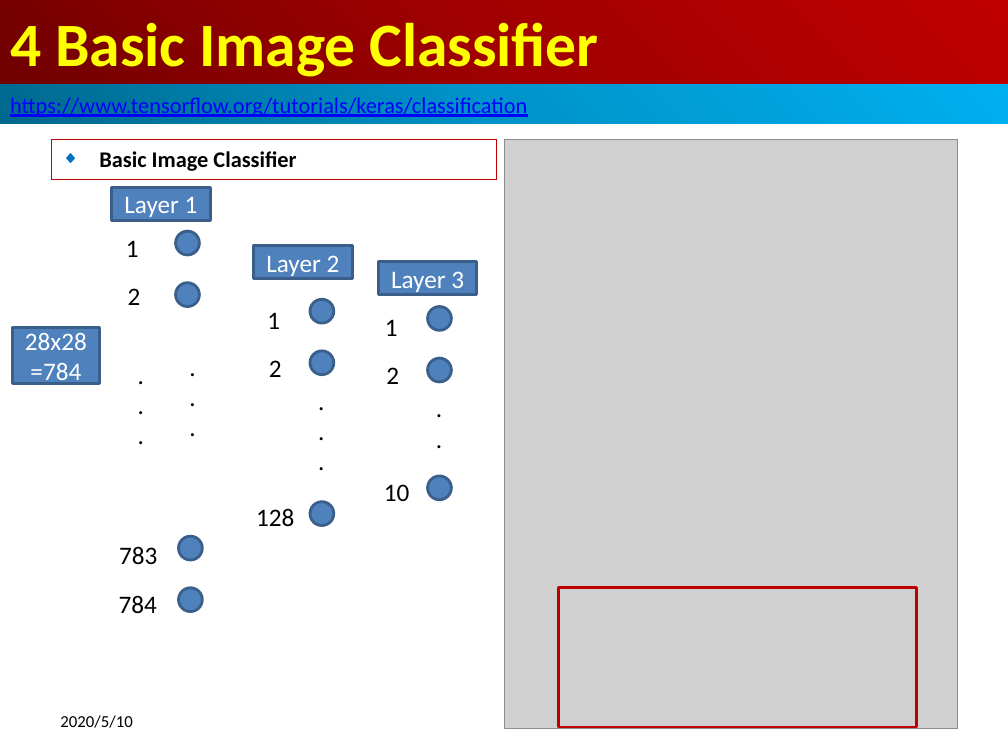
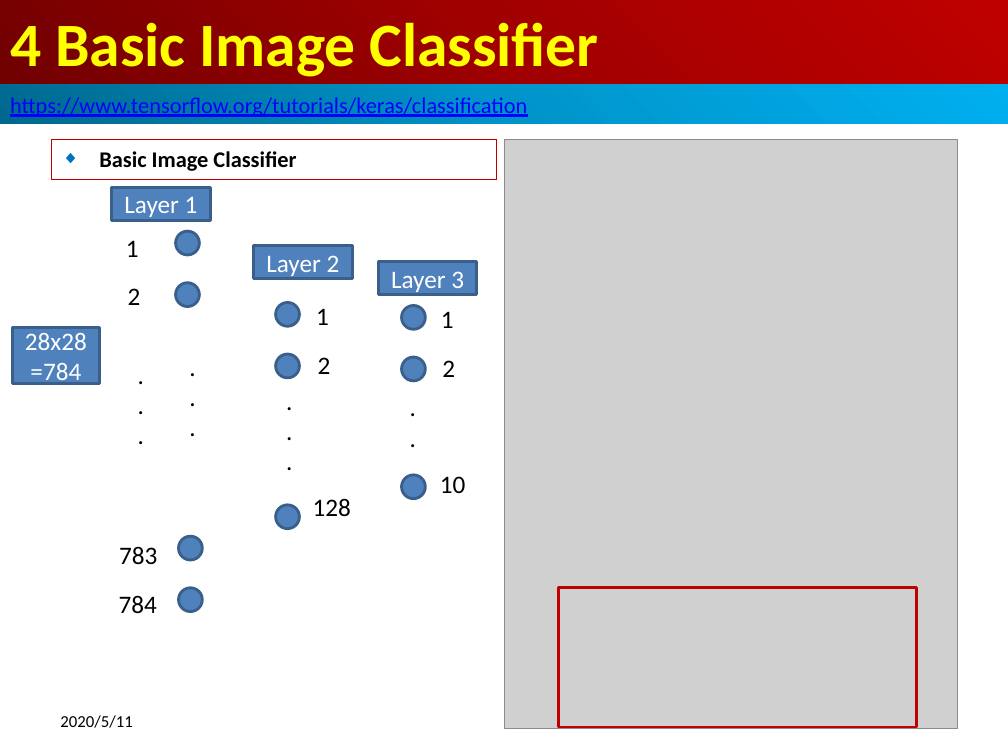
Before and after one commit to peterhchen/900_Tensorflow, a slide deck: slide 13 of 04_BasicImageClassifier.pptx. Drawn at 1008x756 pixels with LibreOffice and Linux fonts; fonts in the diff are those of the drawing; grey boxes stand for pictures. Boxes give left, top, right and bottom in pixels: in the first picture for what was removed or moved away, otherwise in the second. Text is boxed around its words. In the diff, an @@ line names an element or a change of style, - is before the commit and + after.

Commit message:
Text Classifier TF Hub

```diff
--- a/04_BasicImageClassifier.pptx
+++ b/04_BasicImageClassifier.pptx
@@ text "1": place and size @@
-text "1" at <box>267,312,280,329</box>
+text "1" at <box>316,308,329,325</box>
@@ 3 ellipses, 1 text: place and size @@
-3 ellipses, 1 text at <box>407,306,471,500</box>
+3 ellipses, 1 text at <box>381,305,445,499</box>
@@ 3 ellipses: place and size @@
-3 ellipses at <box>310,299,335,526</box>
+3 ellipses at <box>275,302,299,529</box>
@@ text "2": place and size @@
-text "2" at <box>269,360,282,377</box>
+text "2" at <box>318,357,331,374</box>
@@ text ".": place and size @@
-text "." at <box>289,381,353,479</box>
+text "." at <box>258,381,322,479</box>
@@ text "10": place and size @@
-text "10" at <box>384,484,410,501</box>
+text "10" at <box>440,476,466,493</box>
@@ 3 texts: place and size @@
-3 texts at <box>256,319,399,526</box>
+3 texts at <box>313,311,455,517</box>
@@ text at <box>60,715,132,728</box>: text changed @@
-2020/5/10
+2020/5/11
```
Also in this commit, not shown: 29 other slides changed, 2 other files.
